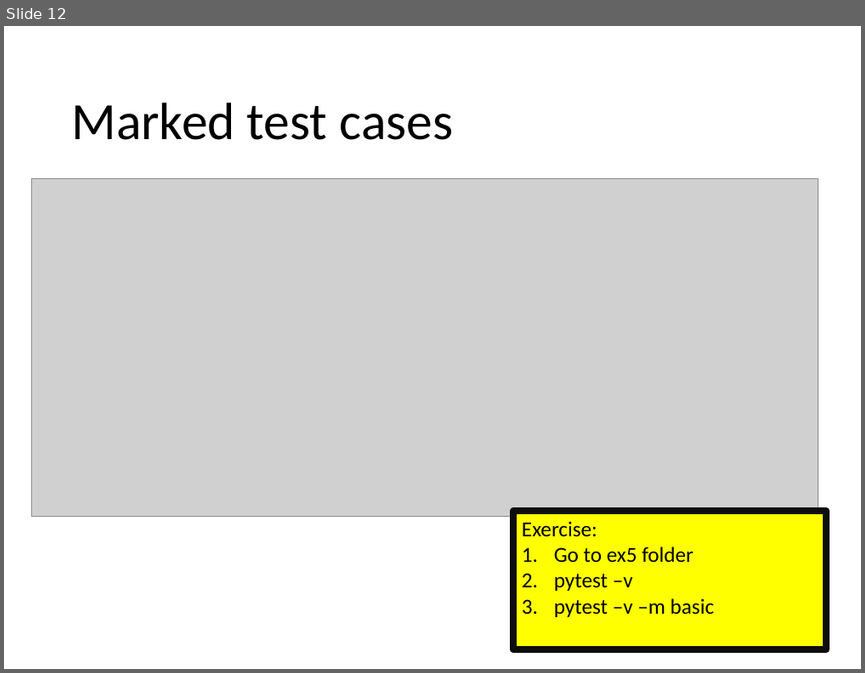
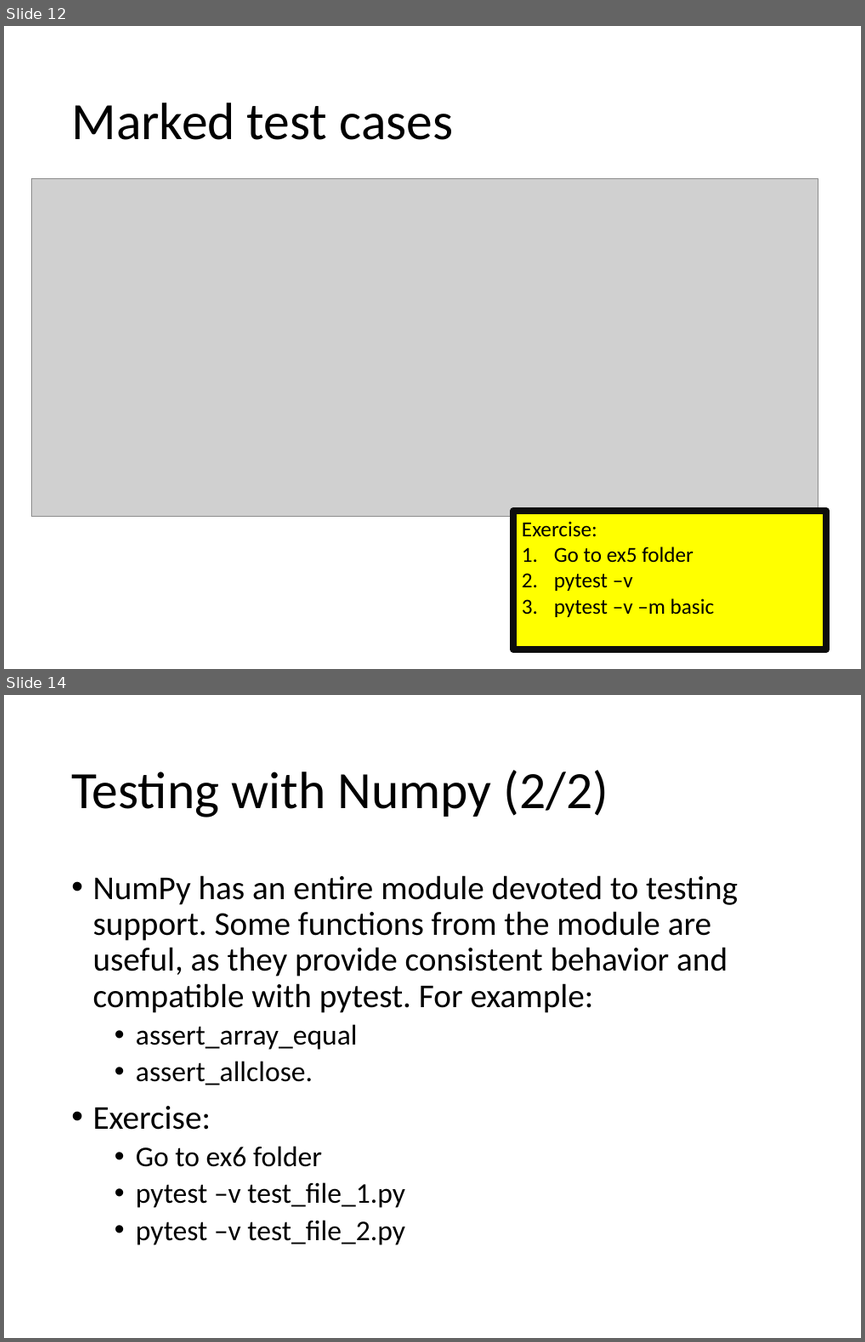
Before and after one commit to Chao-Jen/pytest_workshop, a slide deck: slides/Unit Test with Pytest.pptx. Shown one above the other, each under a label of ours: slide 12 before the commit, slides 12 and 14 after it; the slides between them are not shown. The pictures are 865x673 and 865x1342 pixels, drawn with LibreOffice and Linux fonts; fonts in the diff are those of the drawing; grey boxes stand for pictures. Boxes give left, top, right and bottom in pixels: in the first picture for what was removed or moved away, otherwise in the second. Text is boxed around its words. In the diff, an @@ line names an element or a change of style, - is before the commit and + after.

Commit message:
update slides

```diff
--- a/slides/Unit Test with Pytest.pptx
+++ b/slides/Unit Test with Pytest.pptx
@@ slide 14 added at (4, 695, 861, 1338), background #FFFFFF @@
@@ title added at (71, 770, 608, 817), 44 pt, text #000000 @@
+Testing with Numpy (2/2)
@@ text added at (93, 875, 738, 1245), 28 pt, text #000000 @@
+• NumPy has an entire module devoted to testing support. Some functions from the module are useful, as they provide consistent behavior and compatible with pytest. For example:
+  • assert_array_equal
+  • assert_allclose.
+• Exercise:
+  • Go to ex6 folder
+  • pytest –v test_file_1.py
+  • pytest –v test_file_2.py
```
Also in this commit, not shown: 1 other slide added.
